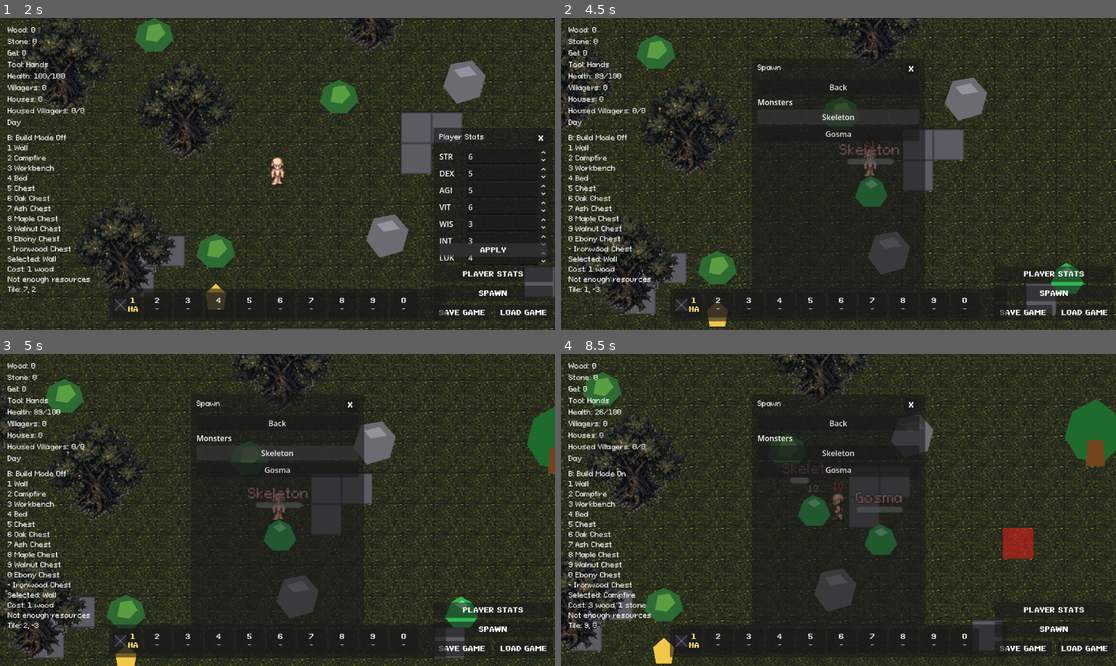
Above: before the commit, frames 1-4 (two rows, left to right).
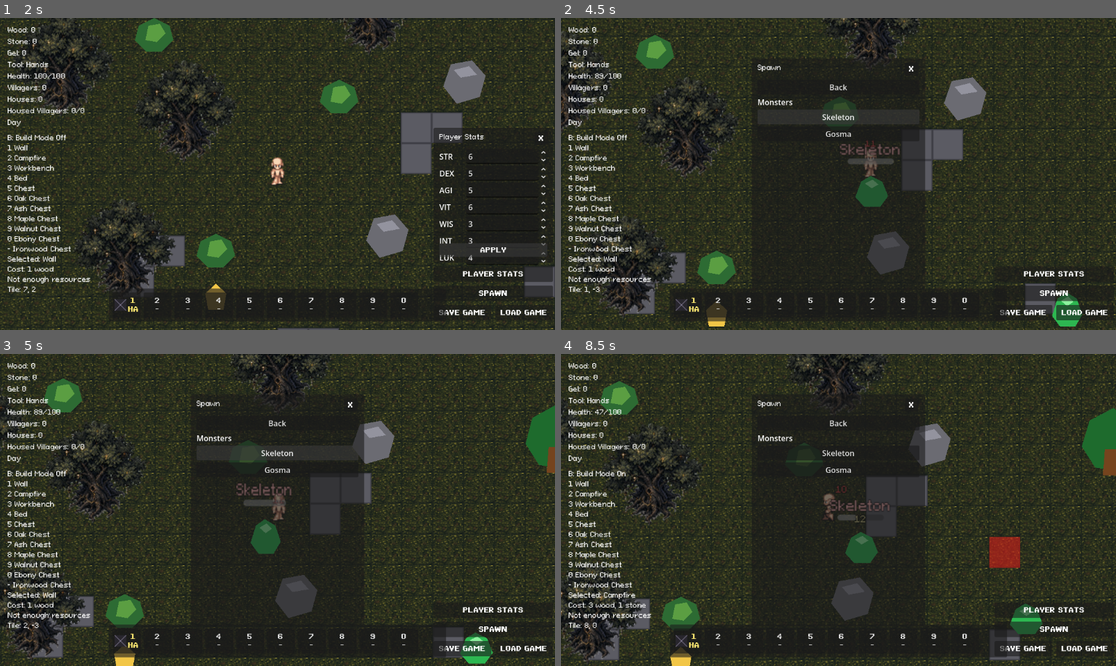
Above: after the commit, the same moments.

Repository: ramonsamagaio/Oathwake-Main
Game: Godot game, scene res://scenes/Main.tscn
Same seed, same stepped clock (60 frames per second), same inputs: the game is played once before the commit and once after it.
Inputs (mouse positions are in pixels of both pictures, inside the frame that each line leads up to):
- Up to frame 1 (2 s): click "PLAYER STATS" at 0.5 s; click "APPLY" at 1.25 s
- Up to frame 2 (4.5 s): click "SPAWN" at 2 s; click "Natural map spawn" at 2.75 s; click "Monsters" at 3.5 s; click "Skeleton" at 4.25 s
- Up to frame 3 (5 s): no input
- Up to frame 4 (8.5 s): tap Enter at 5 s; move the mouse to (960, 494) at 5.02 s; hold D 5.03-5.75 s; tap H at 5.1, 6.8, 8.3 s; click (960, 494) at 5.17 s; tap Space at 5.27, 8.27 s; drag from (727, 525) to (633, 481) at 5.77 s; move the mouse to (894, 441) at 6.52 s; hold D 6.53-7.25 s; tap B at 6.6 s; drag from (810, 572) to (572, 619) at 7.27 s; move the mouse to (1005, 556) at 8.02 s; hold A from 8.03 s (still down); tap 2 at 8.1 s

Frame 1 is identical in both runs. In frame 2, 5.8% of the frame differs, in the area x 0-100%, y 0-100%; in frame 3, 11%; in frame 4, 20%.

Commit message:
EfeitoDeHits

Diff:
--- /dev/null
+++ b/scenes/effects/HitImpact.tscn
@@ -0,0 +1,45 @@
+[gd_scene format=3]
+
+[ext_resource type="Script" path="res://scripts/effects/HitImpact.gd" id="1_hit_impact_script"]
+
+[sub_resource type="Gradient" id="Gradient_hit_impact"]
+colors = PackedColorArray(1, 1, 1, 0.95, 1, 1, 1, 0)
+offsets = PackedFloat32Array(0, 1)
+
+[sub_resource type="GradientTexture1D" id="GradientTexture1D_hit_impact"]
+gradient = SubResource("Gradient_hit_impact")
+
+[node name="HitImpact" type="Node2D"]
+script = ExtResource("1_hit_impact_script")
+
+[node name="Burst" type="Polygon2D" parent="."]
+polygon = PackedVector2Array(0, -6, 6, 0, 0, 6, -6, 0)
+color = Color(1, 1, 1, 0.95)
+
+[node name="Cross" type="Line2D" parent="."]
+width = 2.0
+default_color = Color(1, 1, 1, 0.9)
+gradient = SubResource("Gradient_hit_impact")
+points = PackedVector2Array(-8, 0, 8, 0)
+
+[node name="Sparks" type="Node2D" parent="."]
+
+[node name="Line2D" type="Line2D" parent="Sparks"]
+width = 1.5
+default_color = Color(1, 1, 1, 0.7)
+points = PackedVector2Array(0, -5, 4, -9)
+
+[node name="Line2D2" type="Line2D" parent="Sparks"]
+width = 1.5
+default_color = Color(1, 1, 1, 0.7)
+points = PackedVector2Array(0, -5, -4, -9)
+
+[node name="Line2D3" type="Line2D" parent="Sparks"]
+width = 1.5
+default_color = Color(1, 1, 1, 0.7)
+points = PackedVector2Array(0, 5, 4, 9)
+
+[node name="Line2D4" type="Line2D" parent="Sparks"]
+width = 1.5
+default_color = Color(1, 1, 1, 0.7)
+points = PackedVector2Array(0, 5, -4, 9)
--- a/scripts/Player.gd
+++ b/scripts/Player.gd
@@ -2,6 +2,9 @@
 
 signal health_changed(current_health: int, max_health: int)
 signal tool_changed(current_tool: String)
+signal attack_started
+signal attack_hit_frame
+signal attack_finished
 
 const AnimationSetLoaderScript = preload("res://scripts/systems/AnimationSetLoader.gd")
 const PlayerAnimationControllerScript = preload("res://scripts/systems/PlayerAnimationController.gd")
@@ -228,6 +231,7 @@
 
 	health = max(health - amount, 0)
 	health_changed.emit(health, max_health)
+	FloatingCombatTextSpawner.show_hit_impact(global_position + Vector2(0, -18), false)
 	_play_hit_flash(Color(1.0, 0.35, 0.35, 1.0))
 	if show_floating_damage:
 		FloatingCombatTextSpawner.show_damage(amount, global_position + Vector2(0, -28), false, "player")
@@ -258,6 +262,7 @@
 
 	health = max(health - amount, 0)
 	health_changed.emit(health, max_health)
+	FloatingCombatTextSpawner.show_hit_impact(global_position + Vector2(0, -18), bool(combat_result.get("is_critical", false)))
 	_play_hit_flash(Color(1.0, 0.35, 0.35, 1.0))
 	if show_floating_damage:
 		FloatingCombatTextSpawner.show_damage(amount, global_position + Vector2(0, -28), bool(combat_result.get("is_critical", false)), "player")
@@ -357,6 +362,8 @@
 
 
 func _attack() -> void:
+	attack_started.emit()
+	_play_attack_feedback()
 	for target in _find_nearby_attack_targets("enemy"):
 		if _current_item_can_hit("can_hit_monsters", true):
 			_attack_enemy(target)
@@ -364,6 +371,7 @@
 	for target in _find_nearby_attack_targets("resource_node"):
 		if _current_item_can_hit("can_hit_resources", true):
 			_attack_resource(target)
+	attack_finished.emit()
 
 
 func _attack_enemy(target: Node) -> void:
@@ -381,6 +389,7 @@
 	var held_item_data := weapon_data if not weapon_data.is_empty() else _get_current_held_item_data()
 
 	var combat_result := combat_calculator.calculate_damage(attacker_data, target_data, held_item_data)
+	attack_hit_frame.emit()
 	if target.has_method("apply_combat_result"):
 		target.call("apply_combat_result", combat_result)
 	else:
@@ -397,10 +406,12 @@
 	var actor_data := player_stats_resolver.get_total_player_data(self, eq_system)
 
 	if target.has_method("apply_gather_hit"):
+		attack_hit_frame.emit()
 		target.call("apply_gather_hit", _get_current_held_item_data(), actor_data, {})
 		_reduce_equipped_tool_durability()
 		return
 
+	attack_hit_frame.emit()
 	target.call("take_damage", _get_resource_attack_damage(target))
 	_reduce_equipped_tool_durability()
 
@@ -719,6 +730,15 @@
 		tween.tween_property(canvas_item, "modulate", original_color, 0.12)
 
 
+func _play_attack_feedback() -> void:
+	var bump_tween := create_tween()
+	bump_tween.tween_property(self, "scale", Vector2(1.04, 0.96), 0.05)
+	bump_tween.tween_property(self, "scale", Vector2.ONE, 0.08)
+	var flash_tween := create_tween()
+	flash_tween.tween_property(self, "modulate", Color(1.0, 0.95, 0.95, 1.0), 0.04)
+	flash_tween.tween_property(self, "modulate", Color.WHITE, 0.08)
+
+
 func _get_target_resource_type_id(resource_node: Node) -> String:
 	if resource_node.has_method("get_resource_type_id"):
 		return str(resource_node.call("get_resource_type_id"))
--- /dev/null
+++ b/scripts/effects/HitImpact.gd
@@ -0,0 +1,73 @@
+extends Node2D
+
+@export var lifetime: float = 0.12
+@export var base_scale: Vector2 = Vector2.ONE
+@export var critical_scale_multiplier: float = 1.25
+
+var is_critical := false
+
+@onready var sparks: Node2D = $Sparks
+@onready var cross: Line2D = $Cross
+@onready var burst: Polygon2D = $Burst
+
+
+func _ready() -> void:
+	_apply_profile()
+	_apply_variant()
+	_play()
+
+
+func setup(critical := false) -> void:
+	is_critical = critical
+	if is_node_ready():
+		_apply_profile()
+		_apply_variant()
+		_play()
+
+
+func _apply_profile() -> void:
+	var vfx_profile := _get_vfx_profile()
+	lifetime = float(vfx_profile.get("hit_flash_duration", lifetime))
+	if is_critical:
+		lifetime = float(vfx_profile.get("critical_hit_flash_duration", lifetime))
+
+
+func _apply_variant() -> void:
+	var variant_scale := critical_scale_multiplier if is_critical else 1.0
+	var vfx_profile := _get_vfx_profile()
+	if is_critical:
+		variant_scale = float(vfx_profile.get("critical_bump_scale", critical_scale_multiplier))
+	else:
+		variant_scale = float(vfx_profile.get("hit_bump_scale", 1.0))
+	scale = base_scale * variant_scale
+	rotation = randf_range(-0.35, 0.35)
+
+	var base_color := Color(1.0, 0.95, 0.72, 0.95)
+	if is_critical:
+		base_color = Color(1.0, 0.84, 0.35, 1.0)
+
+	if sparks != null:
+		sparks.modulate = base_color
+	if cross != null:
+		cross.modulate = base_color
+	if burst != null:
+		burst.modulate = base_color
+
+	if is_critical and burst != null:
+		burst.scale = Vector2(1.12, 1.12)
+
+
+func _play() -> void:
+	var tween := create_tween()
+	tween.set_parallel(true)
+	tween.tween_property(self, "scale", scale * 1.25, lifetime)
+	tween.tween_property(self, "modulate:a", 0.0, lifetime)
+	tween.set_parallel(false)
+	tween.tween_callback(queue_free)
+
+
+func _get_vfx_profile() -> Dictionary:
+	var content_db := get_node_or_null("/root/ContentDB")
+	if content_db != null and content_db.has_method("has_vfx_profile") and content_db.has_vfx_profile("default"):
+		return content_db.get_vfx_profile("default")
+	return {}
--- a/scripts/enemies/Slime.gd
+++ b/scripts/enemies/Slime.gd
@@ -4,6 +4,10 @@
 const FloatingCombatTextSpawner := preload("res://scripts/ui/FloatingCombatTextSpawner.gd")
 const OverheadNameplateScene := preload("res://scenes/ui/OverheadNameplate.tscn")
 const WorldItemSpawner := preload("res://scripts/systems/WorldItemSpawner.gd")
+
+signal attack_started
+signal attack_hit_frame
+signal attack_finished
 
 @export var monster_id: String = "slime"
 @export var speed: float = 45.0
@@ -15,6 +19,12 @@
 @export var show_floating_damage := true
 @export var enable_hit_flash := true
 @export var enable_knockback := true
+@export var hop_enabled := true
+@export var hop_interval: float = 0.55
+@export var hop_move_time: float = 0.20
+@export var hop_pause_time: float = 0.20
+@export var hop_squash_scale: Vector2 = Vector2(1.15, 0.85)
+@export var hop_stretch_scale: Vector2 = Vector2(0.92, 1.12)
 
 var player: CharacterBody2D
 var player_in_contact := false
@@ -29,6 +39,10 @@
 var monster_data := {}
 var combat_calculator := CombatCalculatorScript.new()
 var original_scale := Vector2.ONE
+var _hop_timer := 0.0
+var _hop_phase_timer := 0.0
+var _hop_phase := "pause"
+var _hop_direction := Vector2.ZERO
 
 @onready var damage_area: Area2D = $DamageArea
 
@@ -48,8 +62,30 @@
 	if player == null or not is_instance_valid(player):
 		player = get_tree().get_first_node_in_group("player") as CharacterBody2D
 
-	_move_toward_player()
+	_update_movement(delta)
 	_update_damage(delta)
+
+
+func _update_movement(delta: float) -> void:
+	if not hop_enabled:
+		_move_toward_player()
+		return
+
+	if player == null:
+		velocity = Vector2.ZERO
+		move_and_slide()
+		scale = original_scale
+		_hop_timer = 0.0
+		_hop_phase_timer = 0.0
+		_hop_phase = "pause"
+		return
+
+	_hop_timer -= delta
+	if _hop_timer <= 0.0 and _hop_phase == "pause":
+		_start_hop()
+
+	_update_hop_phase(delta)
+	move_and_slide()
 
 
 func _move_toward_player() -> void:
@@ -63,6 +99,42 @@
 	move_and_slide()
 
 
+func _start_hop() -> void:
+	_hop_timer = hop_interval
+	_hop_phase = "pause"
+	_hop_phase_timer = hop_pause_time
+	_hop_direction = global_position.direction_to(player.global_position) if player != null else Vector2.ZERO
+	if _hop_direction == Vector2.ZERO:
+		_hop_direction = Vector2.RIGHT
+
+
+func _update_hop_phase(delta: float) -> void:
+	if _hop_phase == "pause":
+		velocity = Vector2.ZERO
+		scale = original_scale
+		_hop_phase_timer -= delta
+		if _hop_phase_timer <= 0.0:
+			_hop_phase = "move"
+			_hop_phase_timer = hop_move_time
+			scale = Vector2(original_scale.x * hop_squash_scale.x, original_scale.y * hop_squash_scale.y)
+		return
+
+	if _hop_phase == "move":
+		velocity = _hop_direction.normalized() * speed
+		scale = Vector2(original_scale.x * hop_stretch_scale.x, original_scale.y * hop_stretch_scale.y)
+		_hop_phase_timer -= delta
+		if _hop_phase_timer <= 0.0:
+			_hop_phase = "recover"
+			_hop_phase_timer = 0.08
+		return
+
+	velocity = Vector2.ZERO
+	scale = original_scale
+	_hop_phase_timer -= delta
+	if _hop_phase_timer <= 0.0:
+		_hop_phase = "pause"
+
+
 func _update_damage(delta: float) -> void:
 	if damage_timer > 0.0:
 		damage_timer -= delta
@@ -73,15 +145,19 @@
 
 
 func _attack_player() -> void:
+	attack_started.emit()
+	_play_attack_tell()
 	var target_data := {}
 	if player.has_method("_get_combat_data"):
 		target_data = player.call("_get_combat_data")
 
 	var combat_result := combat_calculator.calculate_damage(get_combat_data(), target_data)
+	attack_hit_frame.emit()
 	if player.has_method("apply_combat_result"):
 		player.call("apply_combat_result", combat_result)
 	else:
 		player.take_damage(int(combat_result.get("damage", damage)))
+	attack_finished.emit()
 
 
 func take_damage(amount: int) -> void:
@@ -94,6 +170,7 @@
 	health = max(health - amount, 0)
 	_update_nameplate()
 	_show_nameplate_after_damage()
+	FloatingCombatTextSpawner.show_hit_impact(global_position + Vector2(0, -18), false)
 	_play_hit_feedback(false)
 	if show_floating_damage:
 		FloatingCombatTextSpawner.show_damage(amount, global_position + Vector2(0, -28), false, "enemy")
@@ -119,6 +196,7 @@
 	_update_nameplate()
 	_show_nameplate_after_damage()
 	var is_critical := bool(combat_result.get("is_critical", false))
+	FloatingCombatTextSpawner.show_hit_impact(global_position + Vector2(0, -18), is_critical)
 	_play_hit_feedback(is_critical)
 	if show_floating_damage:
 		FloatingCombatTextSpawner.show_damage(amount, global_position + Vector2(0, -28), is_critical, "enemy")
@@ -265,6 +343,13 @@
 		scale_tween.tween_property(self, "scale", original_scale, 0.08)
 
 
+func _play_attack_tell() -> void:
+	var tell_tween := create_tween()
+	tell_tween.tween_property(self, "scale", original_scale * Vector2(1.05, 0.95), 0.05)
+	tell_tween.tween_property(self, "scale", original_scale, 0.06)
+	tell_tween.tween_property(self, "modulate", Color(1.0, 1.0, 1.0, 1.0), 0.01)
+
+
 func get_combat_data() -> Dictionary:
 	var combat_data: Dictionary = monster_data.duplicate(true) if monster_data is Dictionary else {}
 	combat_data["max_health"] = max_health
--- a/scripts/ui/FloatingCombatTextSpawner.gd
+++ b/scripts/ui/FloatingCombatTextSpawner.gd
@@ -1,5 +1,6 @@
 extends RefCounted
 
+const HitImpactScene := preload("res://scenes/effects/HitImpact.tscn")
 const FloatingCombatTextScene := preload("res://scenes/ui/FloatingCombatText.tscn")
 
 
@@ -39,6 +40,10 @@
 	_spawn(text, world_position, color, is_critical, profile_id)
 
 
+static func show_hit_impact(world_position: Vector2, is_critical := false) -> void:
+	_spawn_hit_impact(world_position, is_critical)
+
+
 static func _spawn(text: String, world_position: Vector2, color: Color, is_critical: bool, profile_id := "") -> void:
 	var tree := Engine.get_main_loop() as SceneTree
 	if tree == null or tree.current_scene == null:
@@ -48,6 +53,18 @@
 	tree.current_scene.add_child(floating_text)
 	floating_text.global_position = world_position
 	floating_text.setup(text, color, is_critical, profile_id)
+
+
+static func _spawn_hit_impact(world_position: Vector2, is_critical: bool) -> void:
+	var tree := Engine.get_main_loop() as SceneTree
+	if tree == null or tree.current_scene == null:
+		return
+
+	var hit_impact := HitImpactScene.instantiate()
+	tree.current_scene.add_child(hit_impact)
+	hit_impact.global_position = world_position
+	if hit_impact.has_method("setup"):
+		hit_impact.call("setup", is_critical)
 
 
 static func _request_critical_screen_shake() -> void:
Not shown, added: scripts/effects/HitImpact.gd.uid
